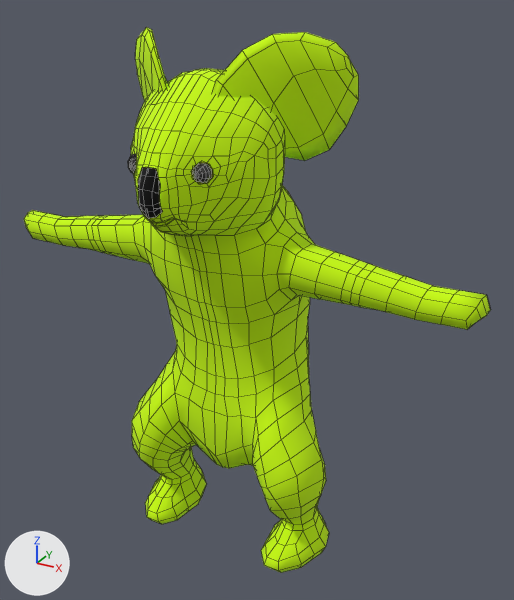
An edit to the Blender file koara.blend, drawn before and after from the same camera.
Both versions are drawn from a 50 mm lens placed at (0.582, -0.903, 0.978), pointed at (0.035, 0.091, 0.481). The axes (+X, +Y, +Z) are drawn at lower left. The lights are the same throughout. Mesh edges are drawn as thin lines.

Objects in the first picture: 'Body'.
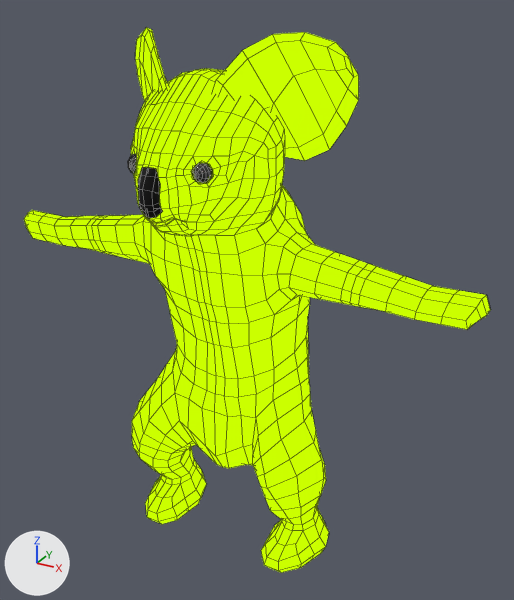
Where the change shows, as pixel boxes (x1, y1, x2, y2) in the pictures (514 x 600 px):
'Body', recoloured: (24, 27, 490, 573) in both

Diff of the bpy script that builds the scene:
```diff
--- a/koara.blend.py
+++ b/koara.blend.py
@@ mat_body_mat @@
-mat_body_mat = principled_material('Body_Mat')
+mat_body_mat = emission_material('Body_Mat')
 mat_body_mat.base_color = (0.597, 1.0, 0.0)  # green #cbff00
-mat_body_mat.roughness = 1.0
```
